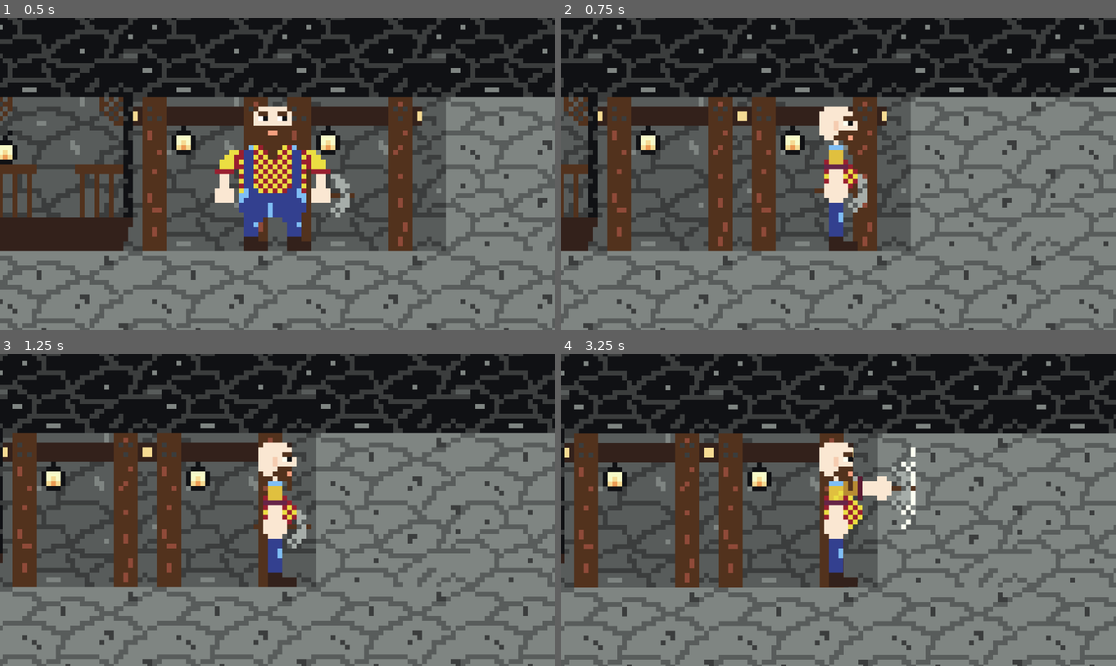
Above: before the commit, frames 1-4 (two rows, left to right).
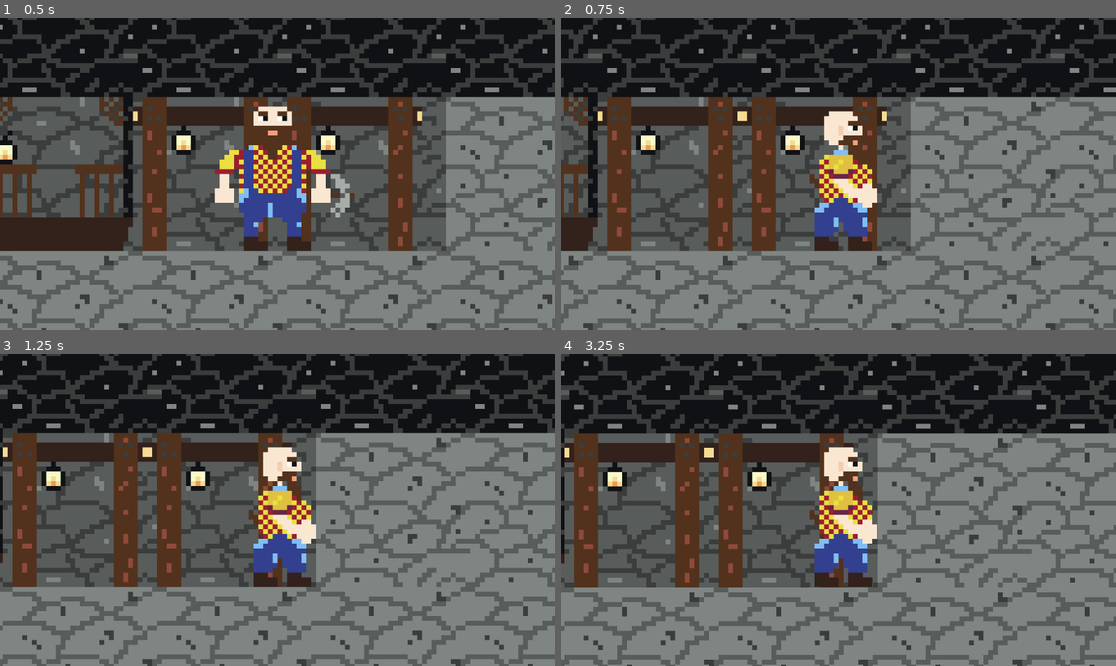
Above: after the commit, the same moments.

Repository: Rourugin/miner-game
Game: Godot game, scene res://scenes/levels/mine_level.tscn
Same seed, same stepped clock (60 frames per second), same inputs: the game is played once before the commit and once after it. This scene is started directly instead of the project's main scene.
Inputs:
- Up to frame 1 (0.5 s): no input
- Up to frame 2 (0.75 s): tap Enter at 0.5 s; hold D (right) from 0.53 s (still down); tap E (interact) at 0.6 s
- Up to frame 3 (1.25 s): keep holding D (right)
- Up to frame 4 (3.25 s): release D (right) at 1.28 s; hold S (down) 1.28-2.03 s; tap E (interact) at 1.35, 2.1, 2.85 s; hold D (right) 2.03-2.78 s; hold W (up) from 2.78 s (still down)

Frame 1 is identical in both runs. In frame 2, 3.0% of the frame differs, in the area x 44-57%, y 28-75%; in frame 3, 3.0%; in frame 4, 3.8%, in the area x 44-64%, y 28-75%.
Error after the commit: Cannot call method 'start' on a null value. (res://scripts/mine_level.gd:107)

Commit message:
complete minig animation

Diff:
--- a/scenes/player/player.tscn
+++ b/scenes/player/player.tscn
@@ -113,7 +113,7 @@
 }],
 "loop": false,
 "name": &"hit_down",
-"speed": 10.0
+"speed": 20.0
 }, {
 "frames": [{
 "duration": 1.0,
@@ -133,7 +133,7 @@
 }],
 "loop": false,
 "name": &"hit_side",
-"speed": 10.0
+"speed": 20.0
 }, {
 "frames": [{
 "duration": 1.0,
@@ -153,7 +153,7 @@
 }],
 "loop": false,
 "name": &"hit_up",
-"speed": 10.0
+"speed": 20.0
 }, {
 "frames": [{
 "duration": 1.0,
--- a/scripts/mine_level.gd
+++ b/scripts/mine_level.gd
@@ -5,6 +5,7 @@
 
 @onready var player: CharacterBody2D = $Player
 @onready var player_camera: Camera2D = $Player/PlayerCamera
+@onready var hit_timer: Timer = $Player/HitTimer
 @onready var ores: Node2D = $Ores
 @onready var tile_map: TileMap = $TileMap
 @onready var earthquake_timer: Timer = $Timers/EarthquakeTimer
@@ -103,7 +104,7 @@
 		pass
 
 func _breaking(ore: StaticBody2D) -> void:
-	player.play_animation("hit")
+	hit_timer.start(0.3)
 	ore.health -= Globals.pickaxe_damage
 	if ore.health <= 0:
 		Globals.gold += ore.data.costs
--- a/scripts/player.gd
+++ b/scripts/player.gd
@@ -2,8 +2,11 @@
 
 @onready var animated_sprite_2d: AnimatedSprite2D = $AnimatedSprite2D
 @onready var collision_shape_2d: CollisionShape2D = $CollisionShape2D
+@onready var hit_timer: Timer = $HitTimer
 
 @export var last_direction: Vector2
+
+var is_playing_animation: bool = false
 
 
 func _physics_process(_delta: float) -> void:
@@ -33,7 +36,8 @@
 func play_animation(anim: String) -> void:
 	match anim:
 		"idle":
-			animated_sprite_2d.play("idle")
+			if not is_playing_animation:
+				animated_sprite_2d.play("idle")
 		"run":
 			animated_sprite_2d.play("run")
 			if last_direction == Vector2.RIGHT:
@@ -43,12 +47,19 @@
 				animated_sprite_2d.flip_h = true
 				collision_shape_2d.position.x = abs(collision_shape_2d.position.x) * -1
 		"hit":
+			is_playing_animation = true
 			match last_direction:
 				Vector2.RIGHT:
+					animated_sprite_2d.flip_h = false
+					collision_shape_2d.position.x = abs(collision_shape_2d.position.x)
 					animated_sprite_2d.play("hit_side")
+					collision_shape_2d.position.x = abs(collision_shape_2d.position.x) * -1
 				Vector2.LEFT:
+					animated_sprite_2d.flip_h = true
 					animated_sprite_2d.play("hit_side")
 				Vector2.UP:
 					animated_sprite_2d.play("hit_up")
 				Vector2.DOWN:
 					animated_sprite_2d.play("hit_down")
+			await animated_sprite_2d.animation_finished
+			is_playing_animation = false
